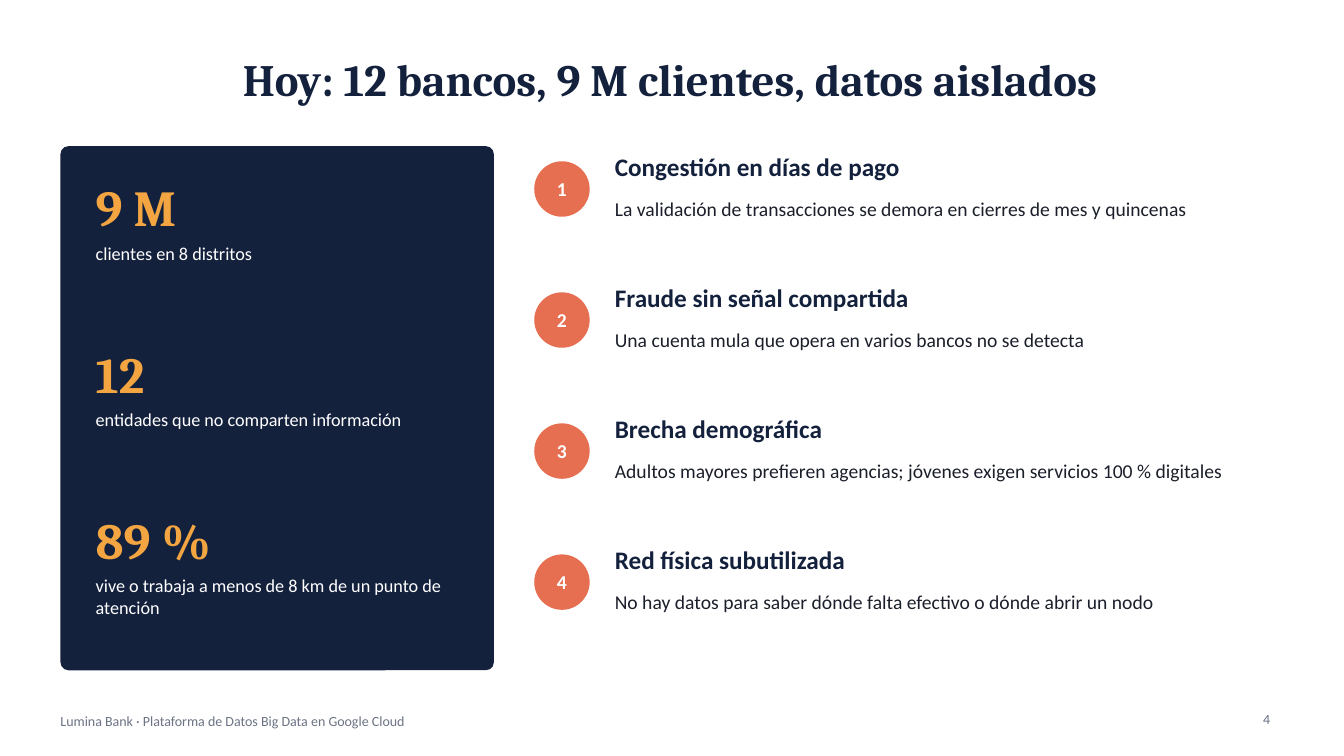
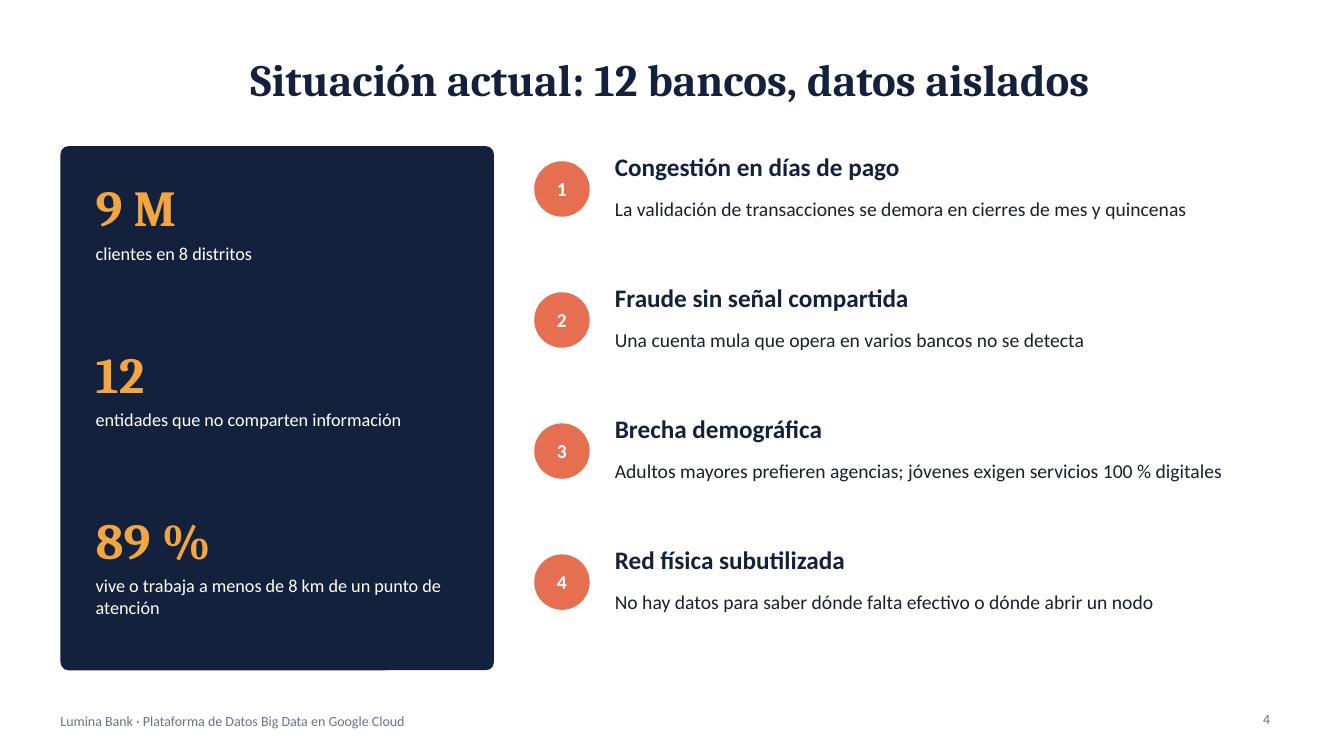
Before and after one commit to bmontoyag/utec_bigdata_trabajo, a slide deck: slide 4 of presentacion/Lumina Bank - Sustentacion.pptx. Drawn at 1344x756 pixels with LibreOffice and Linux fonts; fonts in the diff are those of the drawing. Boxes give left, top, right and bottom in pixels: in the first picture for what was removed or moved away, otherwise in the second. Text is boxed around its words. In the diff, an @@ line names an element or a change of style, - is before the commit and + after.

```diff
--- a/presentacion/Lumina Bank - Sustentacion.pptx
+++ b/presentacion/Lumina Bank - Sustentacion.pptx
@@ title at (250,64,1090,102): text changed @@
-Hoy: 12 bancos, 9 M clientes, datos aislados
+Situación actual: 12 bancos, datos aislados
```
Also in this commit, not shown: 3 other slides changed, 1 other file.
